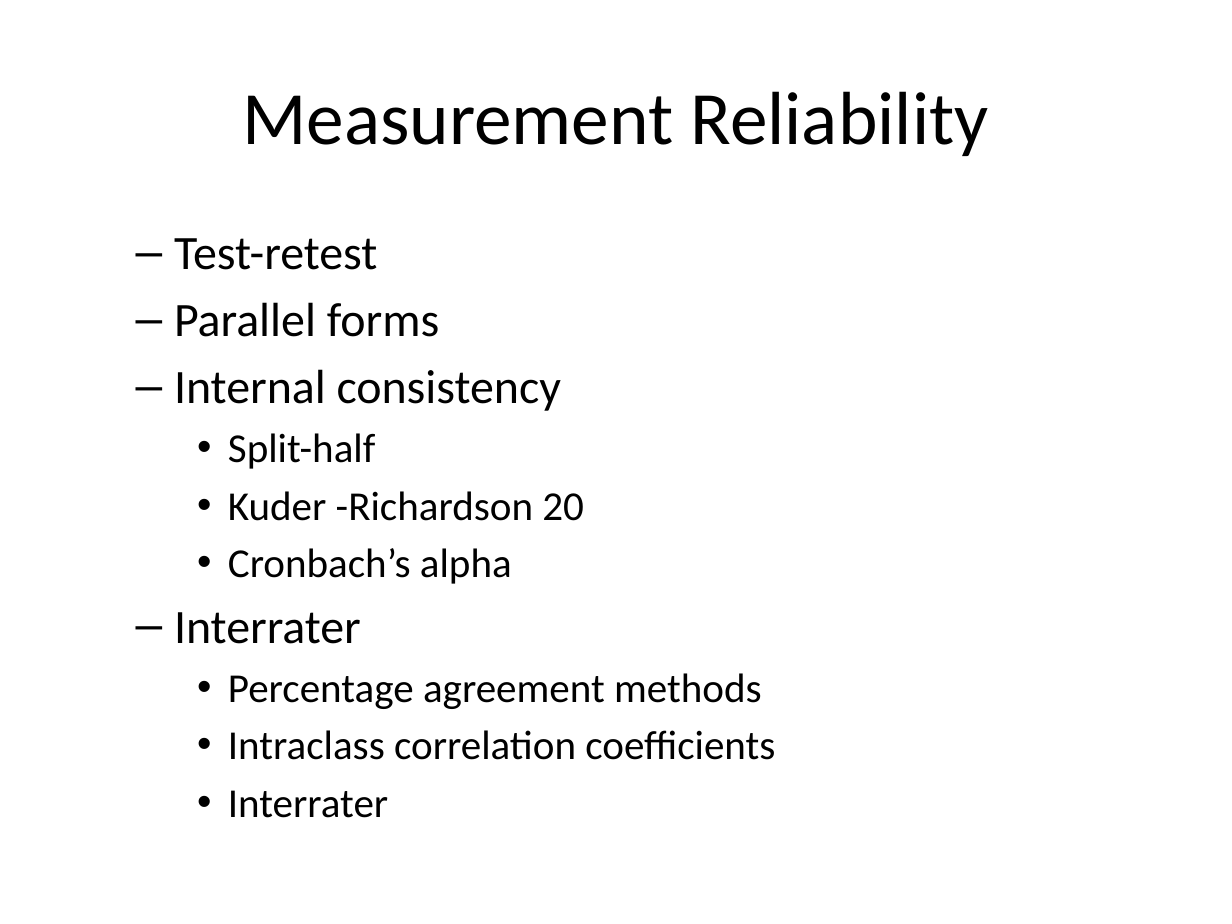
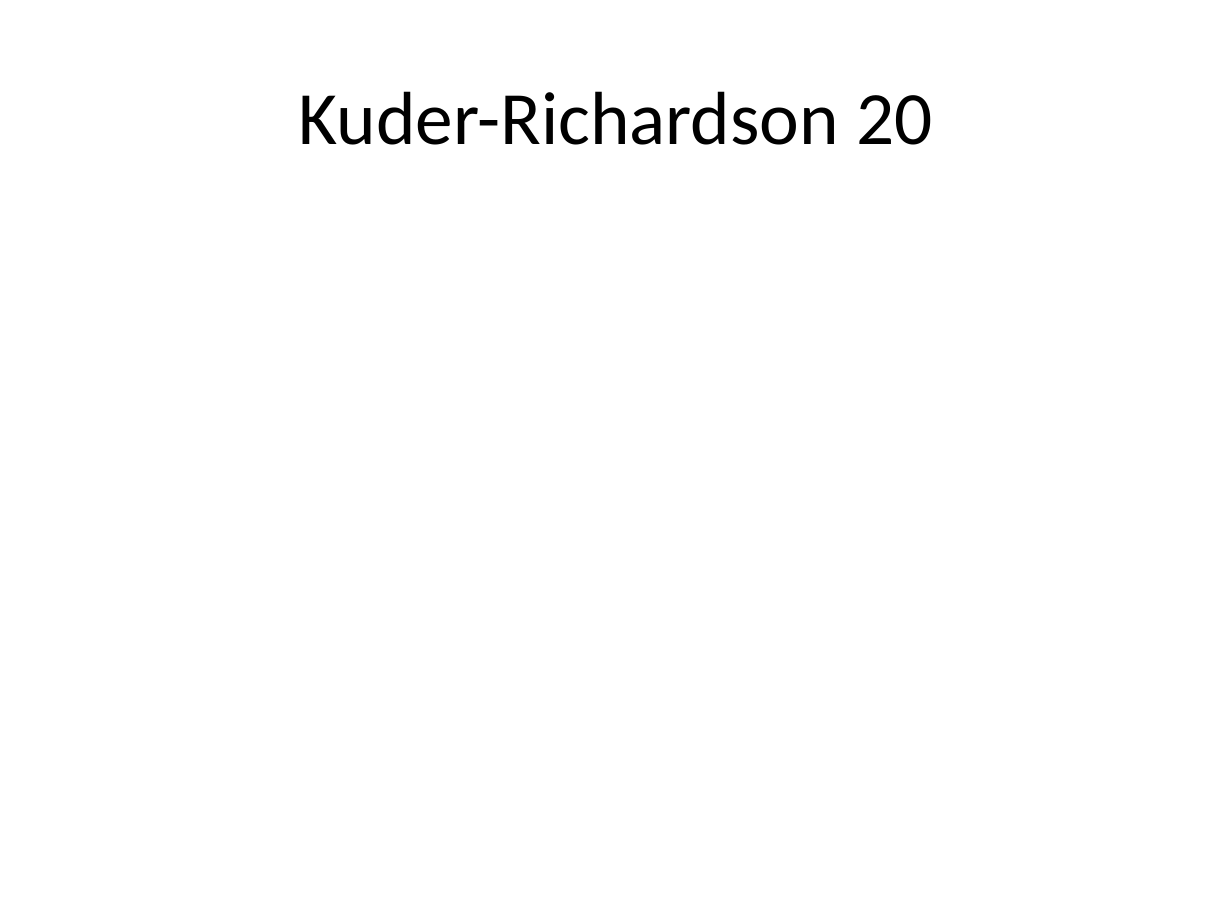
Before and after one commit to classes-medb/5510, a slide deck: slide 16 of doc/video-09-validity.pptx (slide 18 before the commit). Drawn at 1232x924 pixels with LibreOffice and Linux fonts; fonts in the diff are those of the drawing. Boxes give left, top, right and bottom in pixels: in the first picture for what was removed or moved away, otherwise in the second. Text is boxed around its words. In the diff, an @@ line names an element or a change of style, - is before the commit and + after.

```diff
--- a/doc/video-09-validity.pptx
+++ b/doc/video-09-validity.pptx
@@ title at box(299, 91, 932, 145): text changed @@
-Measurement Reliability
+Kuder-Richardson 20
@@ text removed at box(174, 238, 775, 818) @@
-  – Test-retest
-  – Parallel forms
-  – Internal consistency
-    • Split-half
-    • Kuder -Richardson 20
-    • Cronbach’s alpha
-  – Interrater
-    • Percentage agreement methods
-    • Intraclass correlation coefficients
-    • Interrater
```
Also in this commit, not shown: 13 other slides changed, 14 slides added, 42 slides removed, 7 other files.
